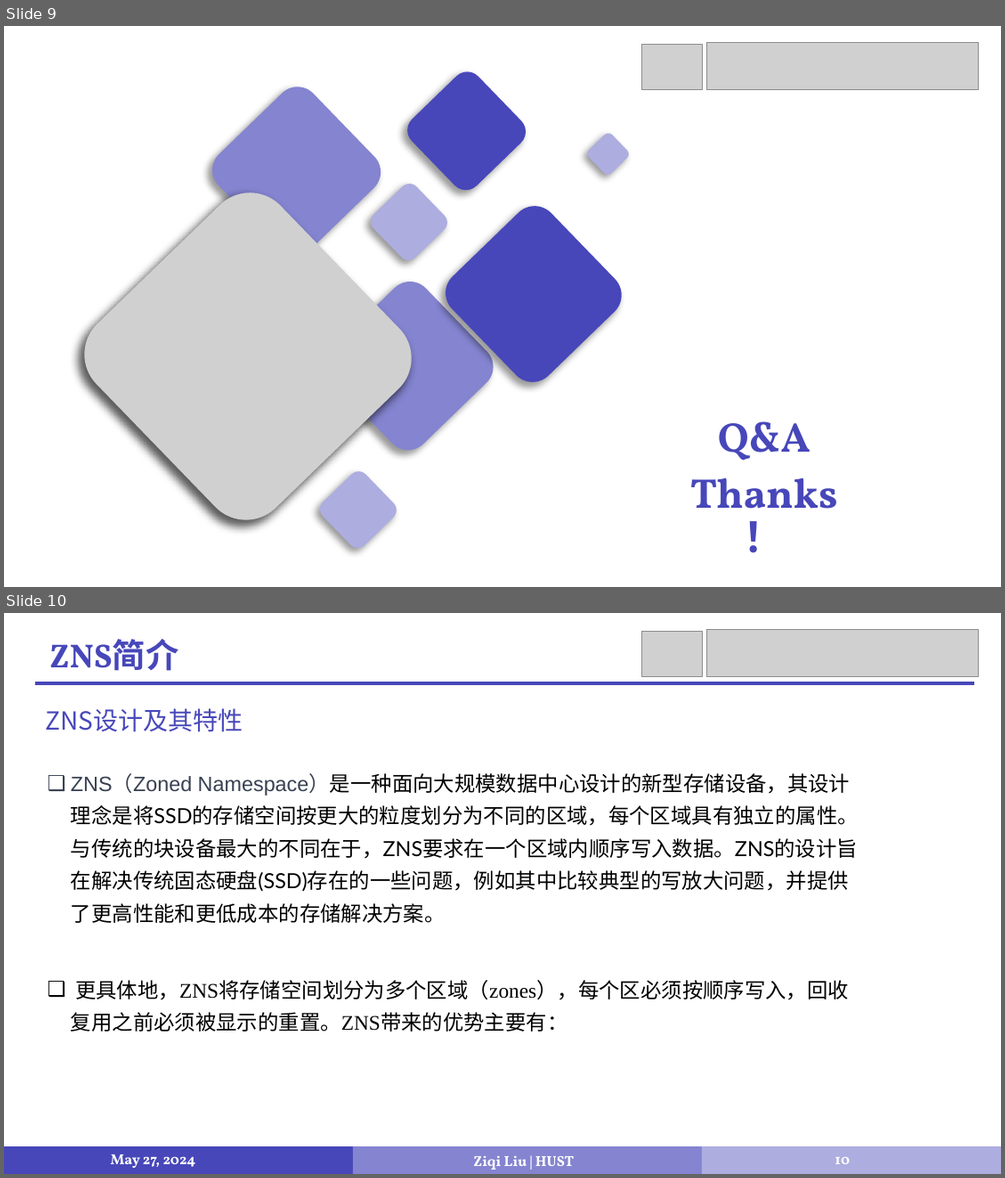
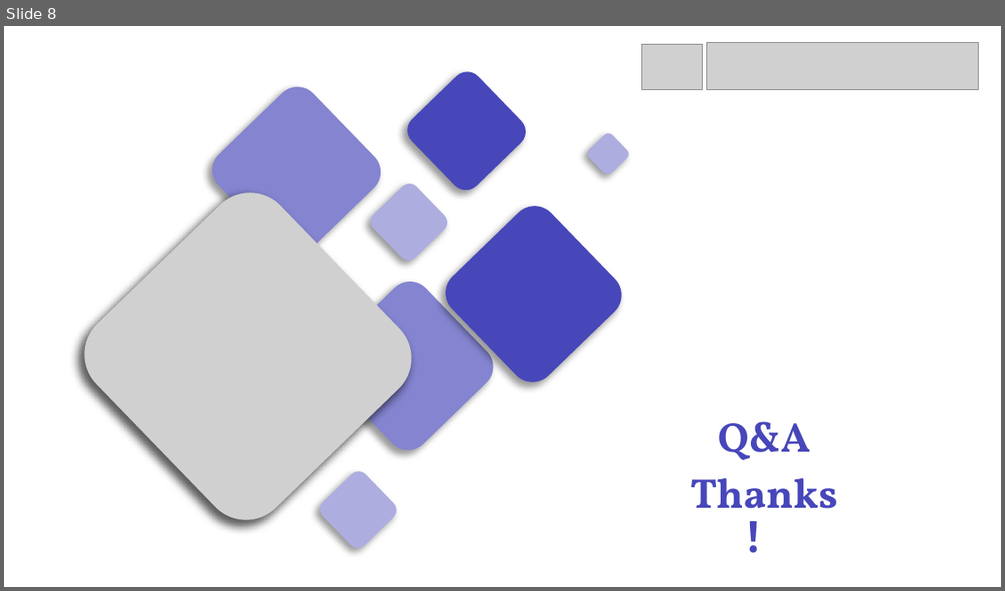
Before and after one commit to LiuziqiOvO/md, a slide deck: 毕设/毕设答辩.pptx. Shown one above the other, each under a label of ours: slides 9 and 10 before the commit, slide 8 after it. The pictures are 1005x1178 and 1005x591 pixels, drawn with LibreOffice and Linux fonts; fonts in the diff are those of the drawing; grey boxes stand for pictures. Boxes give left, top, right and bottom in pixels: in the first picture for what was removed or moved away, otherwise in the second. Text is boxed around its words. In the diff, an @@ line names an element or a change of style, - is before the commit and + after.

```diff
--- a/毕设/毕设答辩.pptx
+++ b/毕设/毕设答辩.pptx
@@ slide 10 removed at (4, 613, 1001, 1174), background #FFFFFF @@
@@ text removed at (49, 639, 178, 682) @@
-ZNS简介
@@ picture removed at (642, 631, 702, 676) @@
@@ picture removed at (707, 629, 979, 676) @@
@@ line removed from (35, 683) to (975, 683) @@
@@ text removed at (45, 708, 243, 732) @@
-ZNS设计及其特性
@@ text removed at (71, 774, 858, 923) @@
-❑ ZNS（Zoned Namespace）是一种面向大规模数据中心设计的新型存储设备，其设计理念是将SSD的存储空间按更大的粒度划分为不同的区域，每个区域具有独立的属性。与传统的块设备最大的不同在于，ZNS要求在一个区域内顺序写入数据。ZNS的设计旨在解决传统固态硬盘(SSD)存在的一些问题，例如其中比较典型的写放大问题，并提供了更高性能和更低成本的存储解决方案。
@@ text removed at (71, 980, 849, 1031) @@
-❑ 更具体地，ZNS将存储空间划分为多个区域（zones），每个区必须按顺序写入，回收复用之前必须被显示的重置。ZNS带来的优势主要有：
@@ rectangle removed at (4, 1146, 353, 1174) @@
@@ rectangle removed at (353, 1146, 703, 1174) @@
@@ rectangle removed at (702, 1146, 1001, 1174) @@
@@ text removed at (111, 1154, 196, 1167) @@
-May 27, 2024
@@ text removed at (473, 1156, 574, 1169) @@
-Ziqi Liu | HUST
@@ page number removed at (834, 1157, 850, 1164) @@
-10
@@ what was slide 9 is now slide 8 @@
```
Also in this commit, not shown: 9 slides changed, 1 other file.
